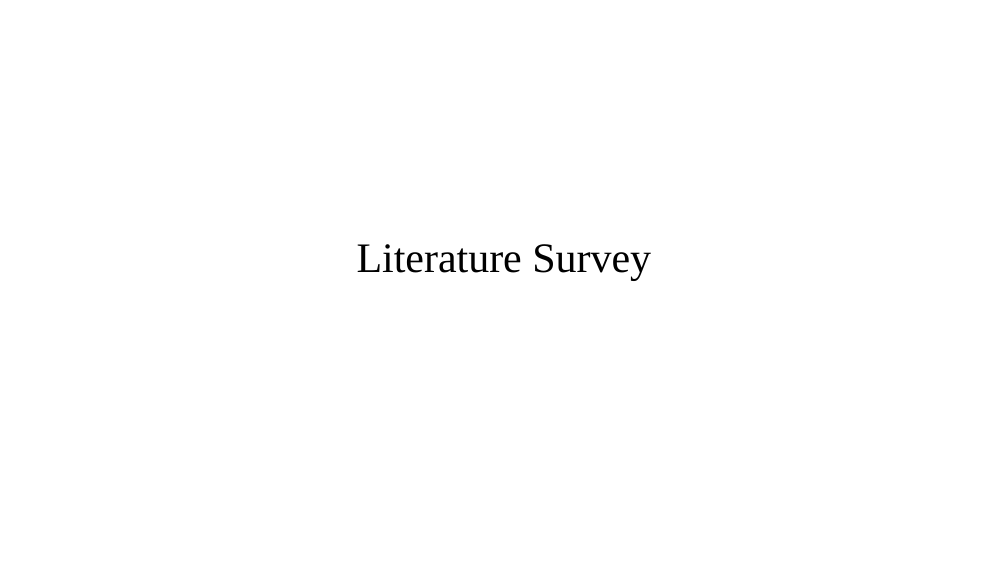
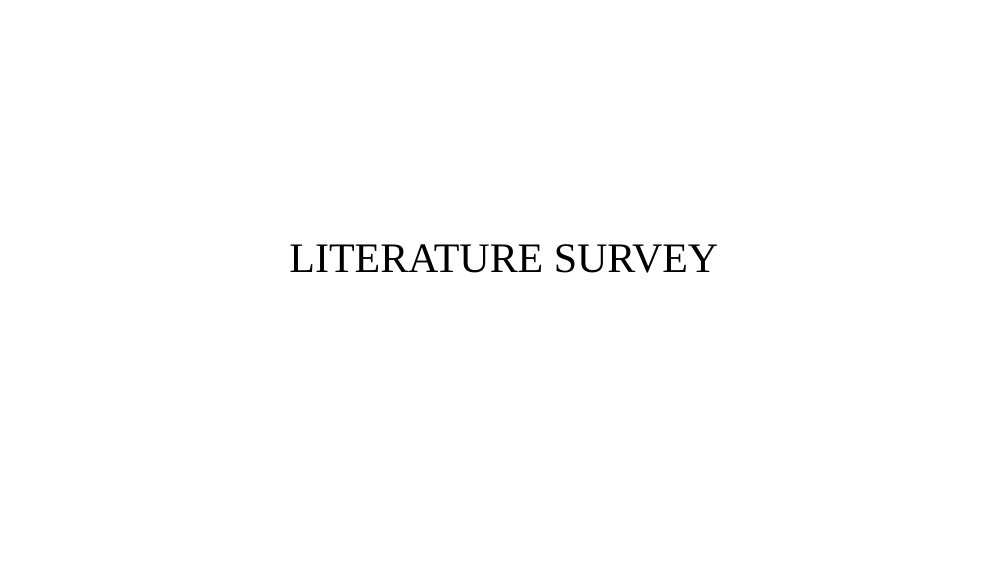
Before and after one commit to DhanalakshmiKandasamy/cfiles, a slide deck: slide 35 of PROJ8376.pptx (slide 33 before the commit). Drawn at 1008x567 pixels with LibreOffice and Linux fonts; fonts in the diff are those of the drawing. Boxes give left, top, right and bottom in pixels: in the first picture for what was removed or moved away, otherwise in the second. Text is boxed around its words. In the diff, an @@ line names an element or a change of style, - is before the commit and + after.

```diff
--- a/PROJ8376.pptx
+++ b/PROJ8376.pptx
@@ title at [289,244,719,273]: text changed @@
-Literature Survey
+LITERATURE SURVEY
```
Also in this commit, not shown: 31 other slides changed, 2 slides added, 2 slides removed, 5 other files.
